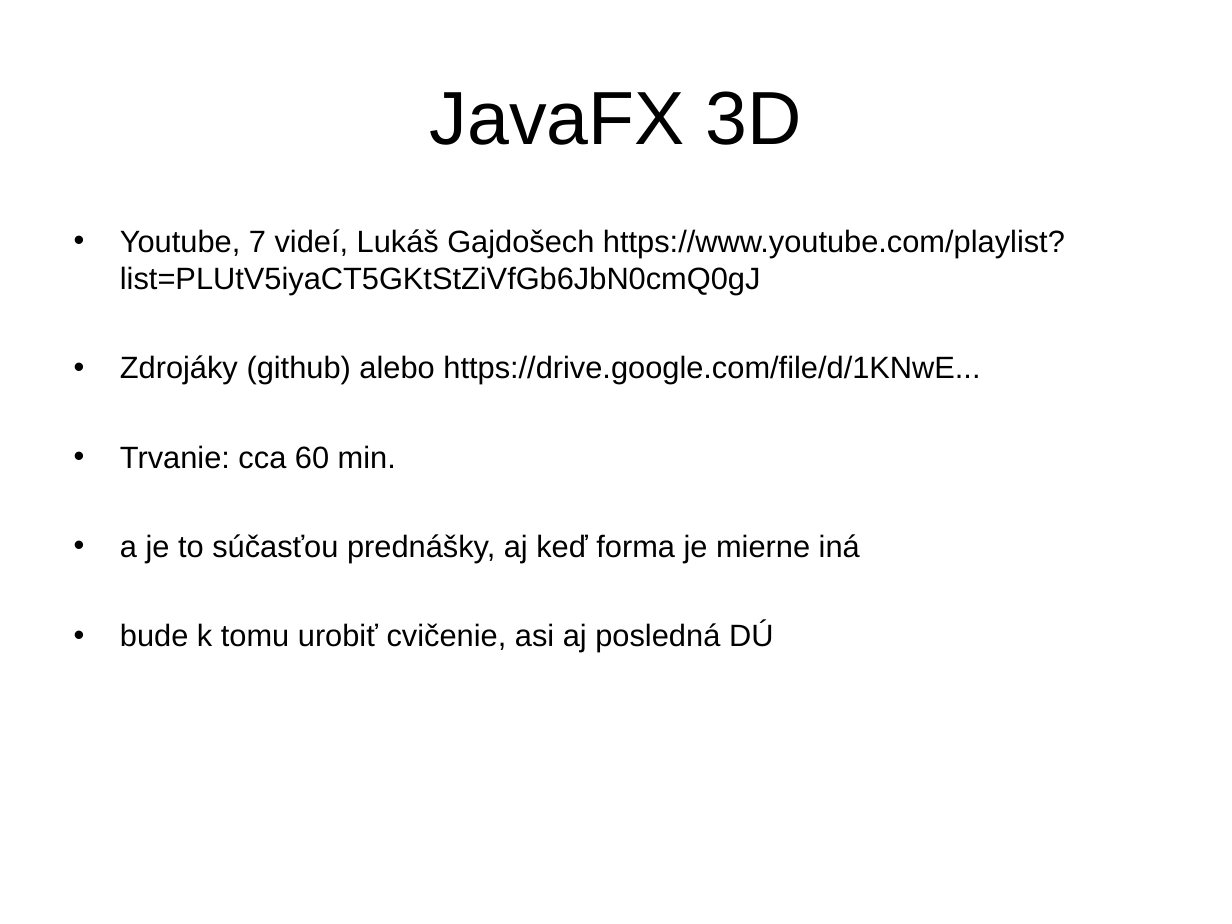
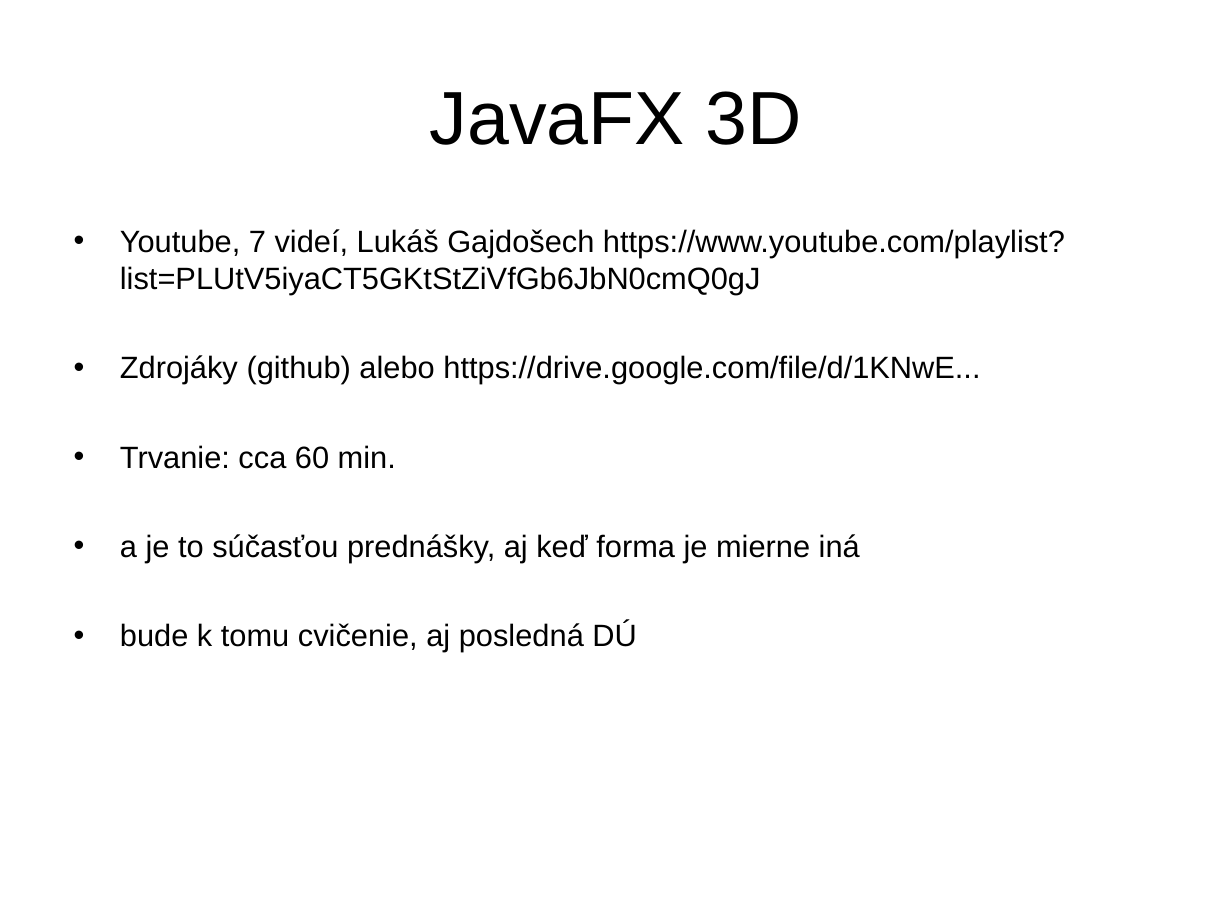
Before and after one commit to Programovanie4/Prednasky, a slide deck: slide 2 of 11/11_java.ppt (slide 1 before the commit). Drawn at 1232x924 pixels with LibreOffice and Linux fonts; fonts in the diff are those of the drawing. Boxes give left, top, right and bottom in pixels: in the first picture for what was removed or moved away, otherwise in the second. Text is boxed around its words. In the diff, an @@ line names an element or a change of style, - is before the commit and + after.

```diff
--- a/11/11_java.ppt
+++ b/11/11_java.ppt
@@ text at (120, 622, 637, 652): text changed @@
-• bude k tomu urobiť cvičenie, asi aj posledná DÚ
+• bude k tomu cvičenie, aj posledná DÚ
```
Also in this commit, not shown: 1 slide added, 1 other file.
